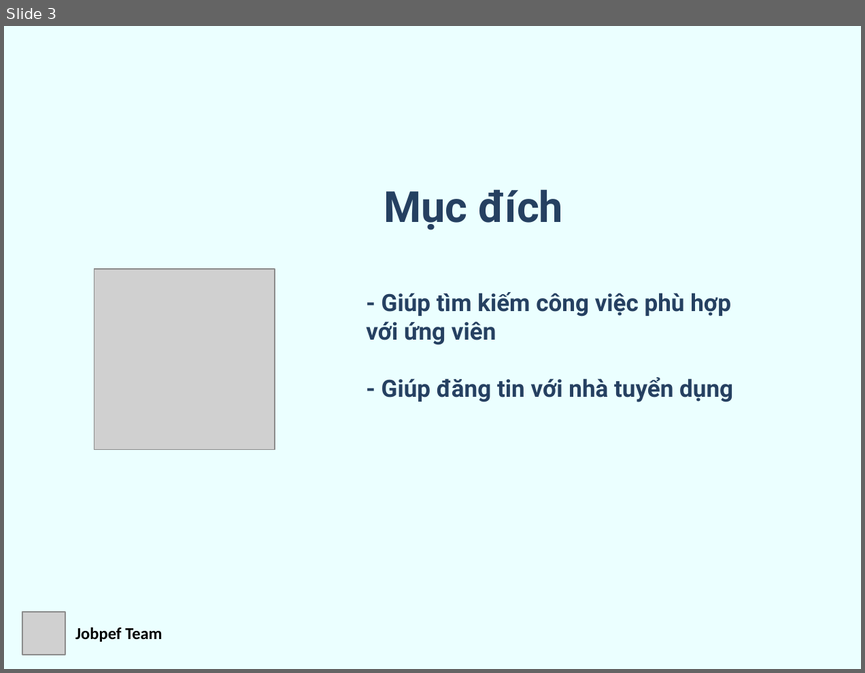
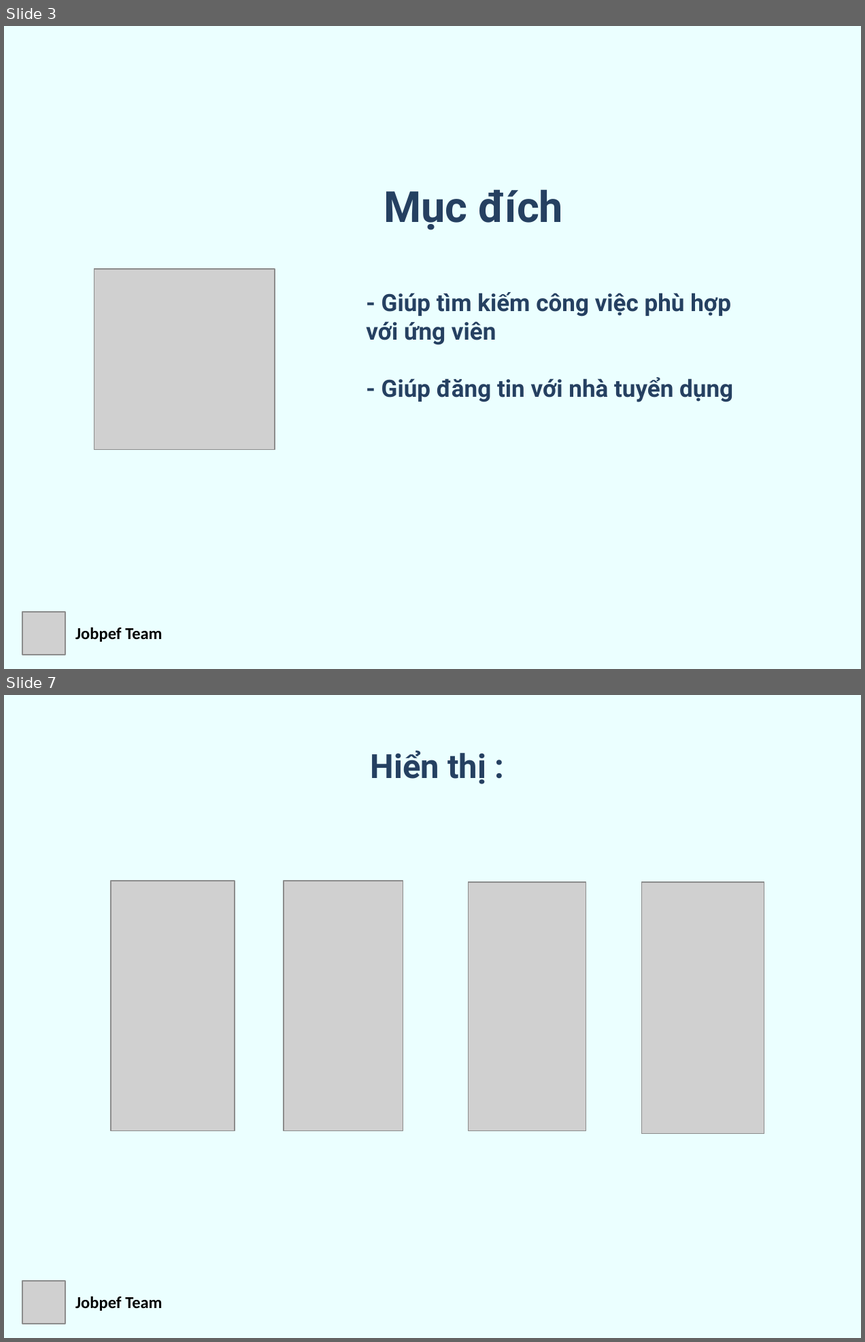
Before and after one commit to quangnv94/JobsPef, a slide deck: 01-Document/Preview.pptx. Shown one above the other, each under a label of ours: slide 3 before the commit, slides 3 and 7 after it; the slides between them are not shown. The pictures are 865x673 and 865x1342 pixels, drawn with LibreOffice and Linux fonts; fonts in the diff are those of the drawing; grey boxes stand for pictures. Boxes give left, top, right and bottom in pixels: in the first picture for what was removed or moved away, otherwise in the second. Text is boxed around its words. In the diff, an @@ line names an element or a change of style, - is before the commit and + after.

```diff
--- a/01-Document/Preview.pptx
+++ b/01-Document/Preview.pptx
@@ slide 7 added at (4,695,861,1338), background #D1FFFF at 43% opacity @@
@@ text added at (371,750,486,784), 28 pt, text #254061, bold @@
+Hiển thị :
@@ picture added at (111,881,235,1131) @@
@@ picture added at (283,881,403,1131) @@
@@ picture added at (468,882,586,1130) @@
@@ picture added at (641,882,764,1133) @@
@@ picture added at (22,1280,65,1323) @@
@@ text added at (75,1295,162,1310), 14 pt, text #000000, bold @@
+Jobpef Team
```
Also in this commit, not shown: 4 slides changed, 2 other slides added.
